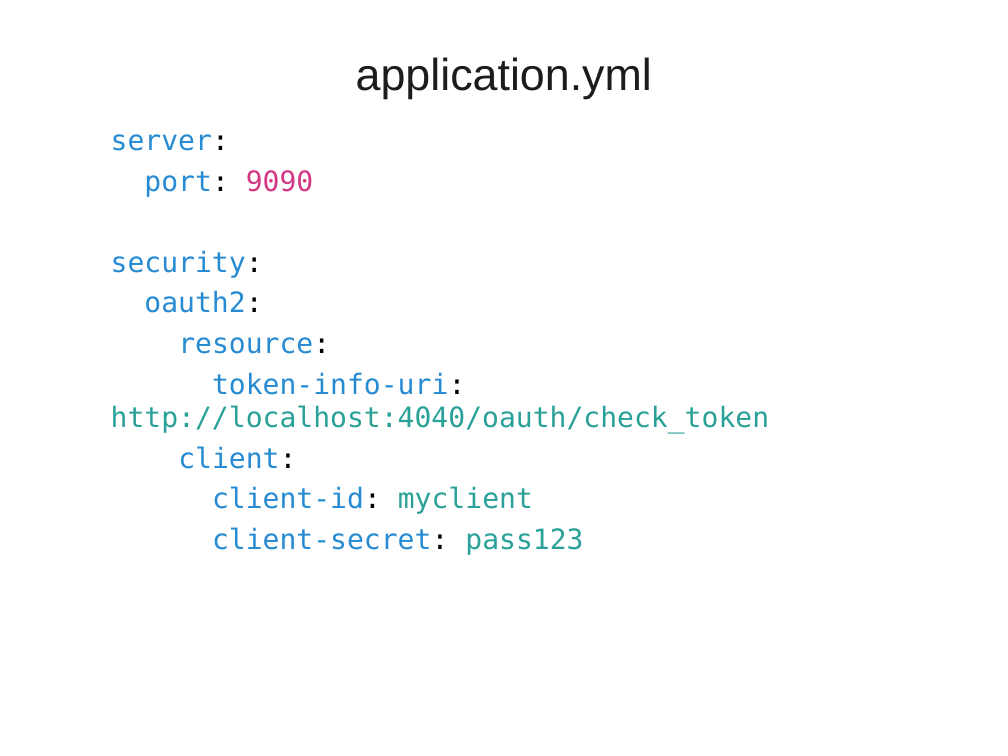
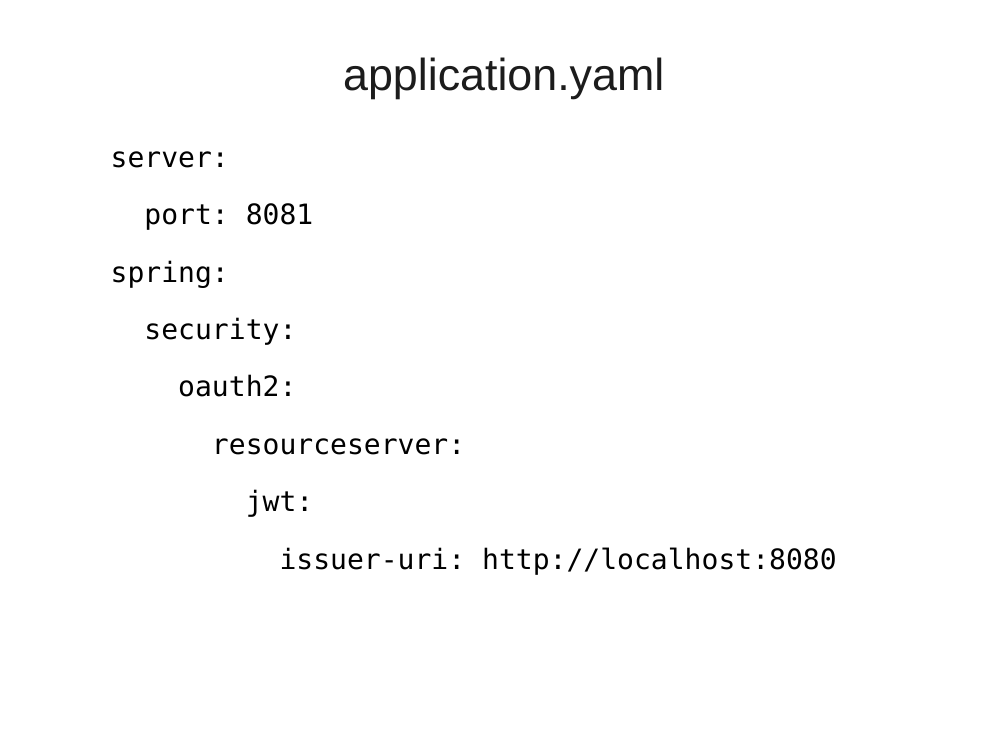
Before and after one commit to vatsanTraining/freshers_dec_2021, a slide deck: slide 47 of MicroService_Module_2.ppt (slide 67 before the commit). Drawn at 1008x756 pixels with LibreOffice and Linux fonts; fonts in the diff are those of the drawing; background and template pictures are left out. Boxes give left, top, right and bottom in pixels: in the first picture for what was removed or moved away, otherwise in the second. Text is boxed around its words. In the diff, an @@ line names an element or a change of style, - is before the commit and + after.

```diff
--- a/MicroService_Module_2.ppt
+++ b/MicroService_Module_2.ppt
@@ title at (343,57,664,99): text changed @@
-application.yml
+application.yaml
@@ text at (111,151,296,397): text colour #268BD2 to #000000 in "server:", "security:", "oauth2:"; line spacing 1 to 1.5 @@
@@ text at (111,203,313,288): text changed; text colour #268BD2 to #000000 @@
-  port: 9090
+  port: 8081
+  spring:
@@ text at (212,438,837,575): text changed; text colour #2AA198 to #000000 @@
-  resource:
-  token-info-uri: http://localhost:4040/oauth/check_token
-  client:
-  client-id: myclient
-  client-secret: pass123
+  resourceserver:
+  jwt:
+  issuer-uri: http://localhost:8080
```
Also in this commit, not shown: 12 other slides changed, 22 slides added, 34 slides removed.
